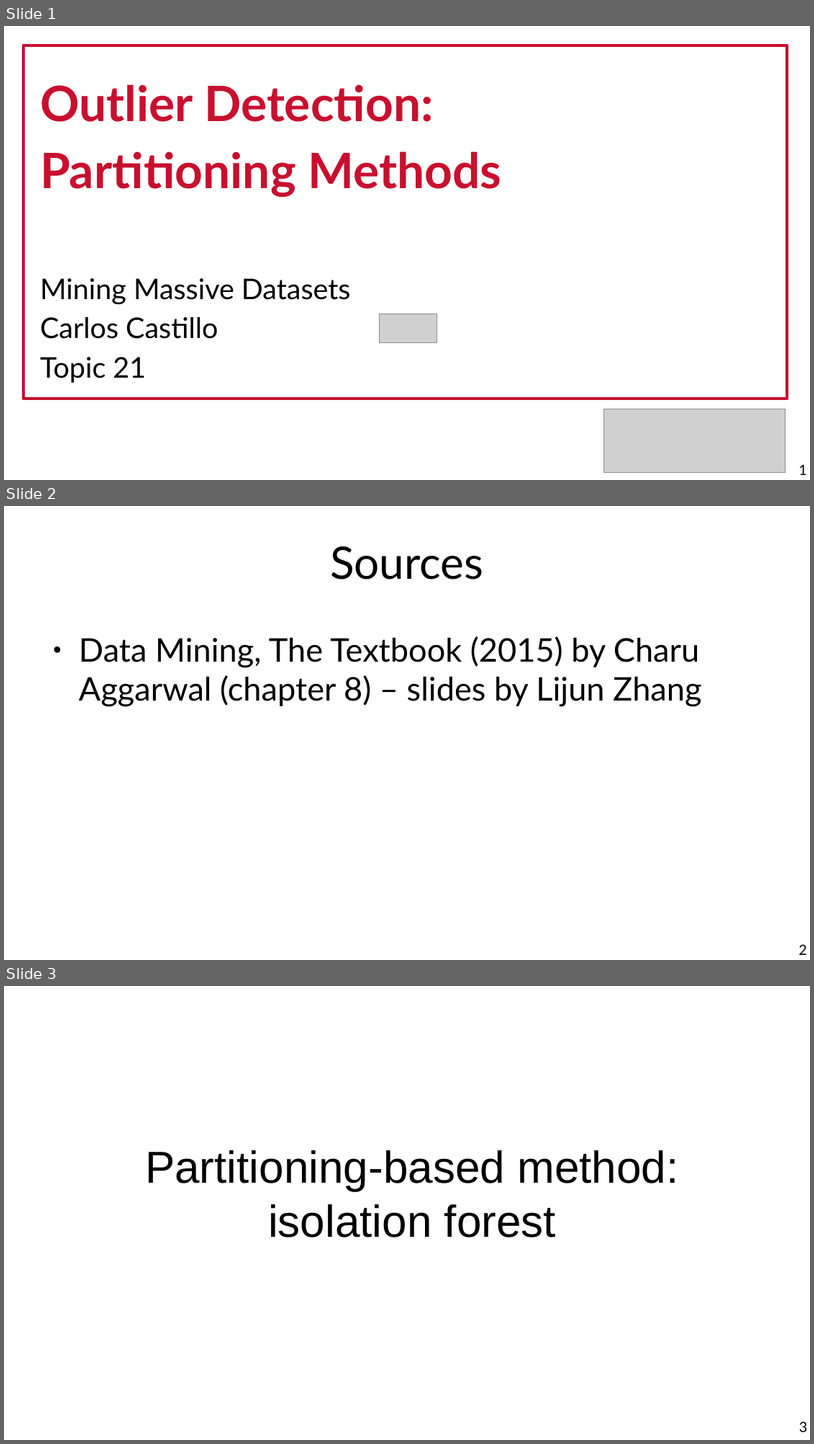
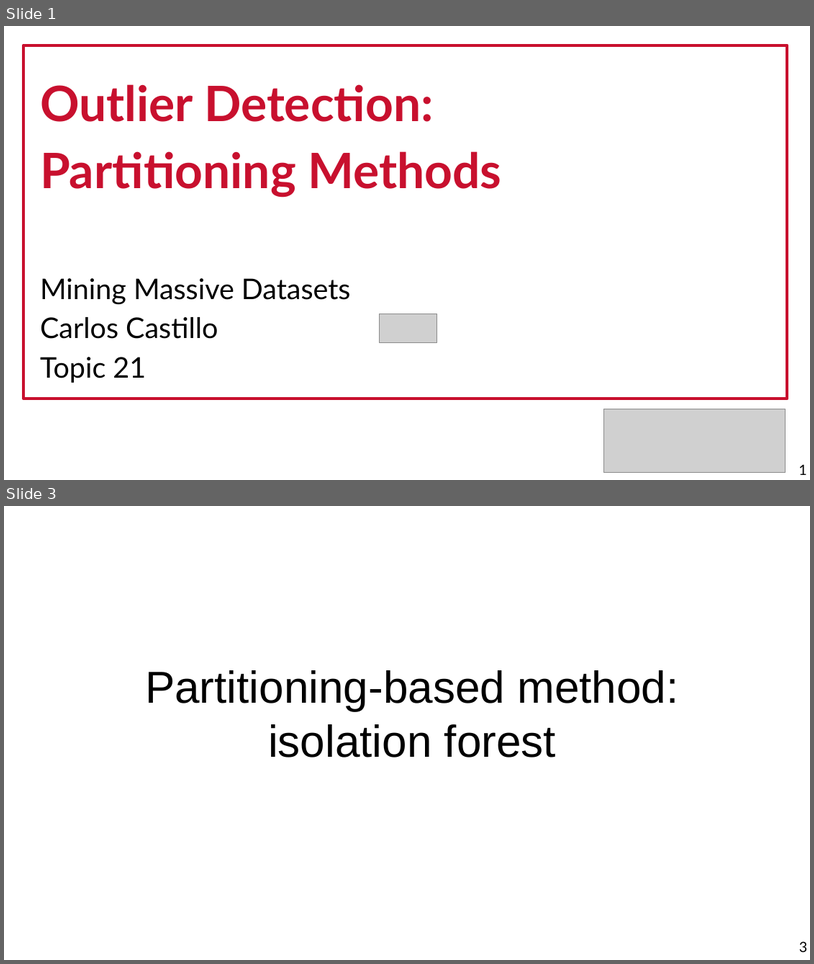
Before and after one commit to marco-calautti/data-mining-course, a slide deck: theory/tt21_outliers_isolation.odp. Shown one above the other, each under a label of ours: slides 1, 2 and 3 before the commit, slides 1 and 3 after it; the slides between them are not shown. The pictures are 814x1444 and 814x964 pixels, drawn with LibreOffice and Linux fonts; fonts in the diff are those of the drawing; grey boxes stand for pictures. Boxes give left, top, right and bottom in pixels: in the first picture for what was removed or moved away, otherwise in the second. Text is boxed around its words. In the diff, an @@ line names an element or a change of style, - is before the commit and + after.

Commit message:
Isolation forest source

```diff
--- a/theory/tt21_outliers_isolation.odp
+++ b/theory/tt21_outliers_isolation.odp
@@ slide 2 removed at (4, 506, 810, 960), background #FFFFFF @@
@@ title removed at (330, 546, 484, 579) @@
-Sources
@@ text removed at (79, 636, 702, 707) @@
-● Data Mining, The Textbook (2015) by Charu Aggarwal (chapter 8) – slides by Lijun Zhang
@@ page number removed at (799, 944, 807, 955) @@
-2
```
Also in this commit, not shown: 10 slides changed, 1 slide added.
